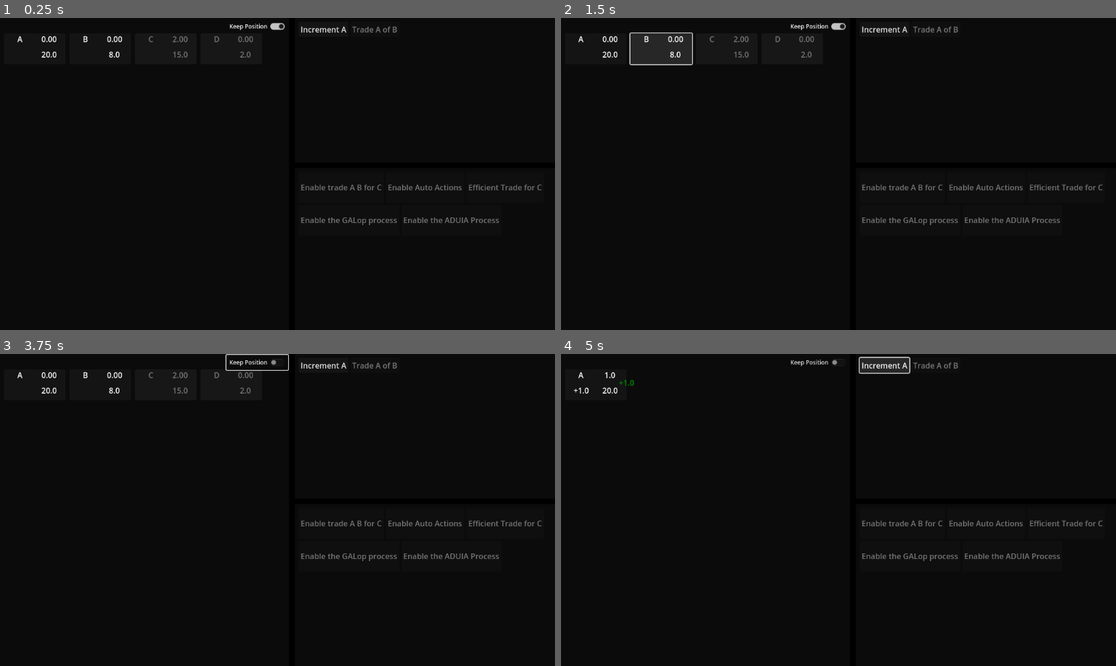
Above: before the commit, frames 1-4 (two rows, left to right).
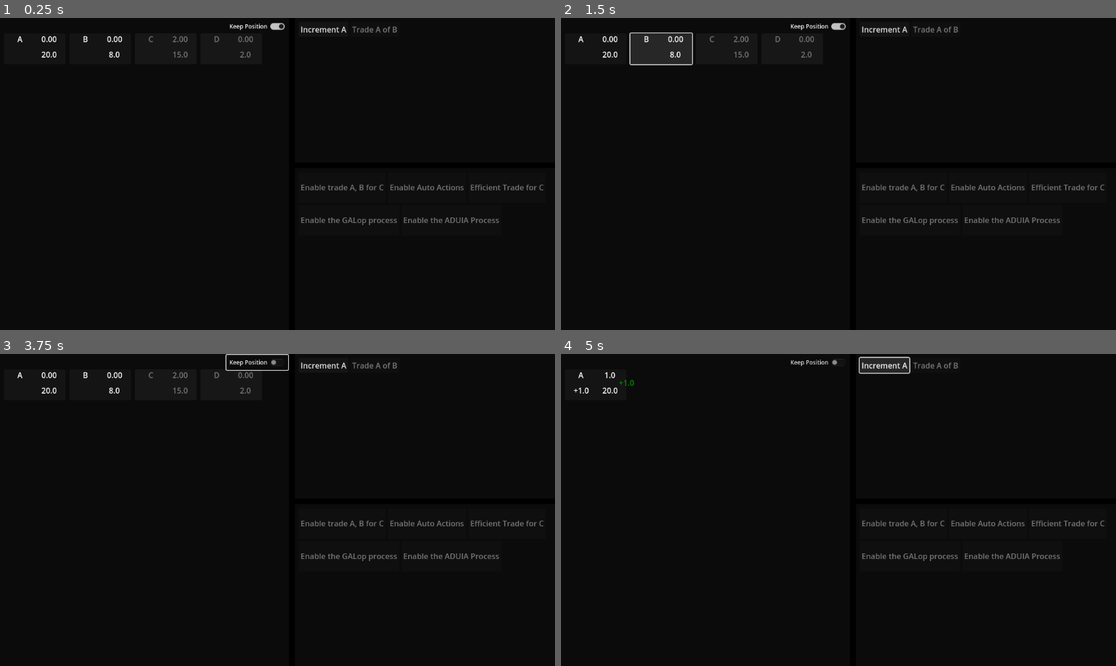
Above: after the commit, the same moments.

Repository: Carth501/The-Big-Grid
Game: Godot game, scene res://scenes/Game.tscn
Two runs of this game, one before a commit and one after it. Both use one fixed random seed, a clock stepped at 60 frames per second and the inputs below.
Inputs:
- Up to frame 1 (0.25 s): no input
- Up to frame 2 (1.5 s): click "[center]A[/center]" at 0.5 s; click "[center]B[/center]" at 1.25 s
- Up to frame 3 (3.75 s): click "[center]C[/center]" at 2 s; click "[center]D[/center]" at 2.75 s; click "Keep Position" at 3.5 s
- Up to frame 4 (5 s): click "Increment A" at 4.25 s

The runs differ from the first frame. In frame 1, 0.3% of the frame differs, in the area x 63-98%, y 53-56%; in frame 2, 0.3%; in frame 3, 0.3%; in frame 4, 0.3%.

Commit message:
implement supply name overrides for developments

Diff:
--- a/data/development_labels_en.json
+++ b/data/development_labels_en.json
@@ -1,22 +1,48 @@
 {
 	"enable_A_B_trade_C": {
-		"label": "Enable trade A B for C",
-		"description": "Open resource C for production."
+		"label": {
+			"text": "Enable trade %s, %s for %s",
+			"supplies": ["A", "B", "C"]
+			},
+		"description": {
+			"text": "Open resource %s for production.",
+			"supplies": ["C"]
+			}
 	},
 	"enable_auto_actions": {
-		"label": "Enable Auto Actions",
-		"description": "Program actions to automatically trigger on conditions."
+		"label": {
+			"text": "Enable Auto Actions"
+			},
+		"description": {
+			"text": "Program actions to automatically trigger on conditions."
+			}
 	},
 	"more_efficient_C": {
-		"label": "Efficient Trade for C",
-		"description": "Add a more efficient trade to generate C."
+		"label": {
+			"text": "Efficient Trade for %s",
+			"supplies": ["C"]
+			},
+		"description": {
+			"text": "Add a more efficient trade %s and %s to generate %s.",
+			"supplies": ["A", "B", "C"]
+			},
 	},
 	"enable_galop_process": {
-		"label": "Enable the GALop process",
-		"description": "Produce D and A for a bit of C"
+		"label": {
+			"text": "Enable the GALop process"
+			},
+		"description": {
+			"text": "Produce %s and %s for a bit of %s",
+			"supplies": ["D", "A", "C"]
+			},
 	},
 	"enable_aduia_process": {
-		"label": "Enable the ADUIA Process",
-		"description": "Decomposes D into A and B"
+		"label": {
+			"text": "Enable the ADUIA Process"
+			},
+		"description": {
+			"text": "Decomposes %s into %s and %s",
+			"supplies": ["D", "A", "B"]
+			},
 	}
 }
--- a/scripts/display/DevButton.gd
+++ b/scripts/display/DevButton.gd
@@ -13,7 +13,13 @@
 	disabled = dev.completed
 	dev.update_availability.connect(set_enabled)
 	set_enabled(dev.available)
+	set_strings(dev.translated_strings)
+	dev.update_translations.connect(set_strings)
 	development = dev
+
+func set_strings(new_strings : Dictionary):
+	print(new_strings)
+	text = new_strings.label
 
 func finish():
 	disabled = true
--- a/scripts/display/DevelopmentDisplay.gd
+++ b/scripts/display/DevelopmentDisplay.gd
@@ -12,7 +12,6 @@
 		var new_dev_button : Dev_Button = dev_button_prefab.instantiate()
 		add_child(new_dev_button)
 		new_dev_button.set_id(option)
-		new_dev_button.text = DevelopmentTranslatorSingle.data[option].label
 		dev_buttons[option] = new_dev_button
 		var dev_logic = development_handler.full_development_catalog[option]
 		new_dev_button.connect_to_logic(dev_logic)
--- a/scripts/logic/Development.gd
+++ b/scripts/logic/Development.gd
@@ -2,6 +2,7 @@
 
 signal update_availability(availability : bool)
 signal complete
+signal update_translations(translated_strings : Dictionary)
 
 var id : String
 var changes : Dictionary
@@ -10,6 +11,8 @@
 var supplies : Dictionary
 var action_unlocks : Array
 var filter_foreman : Filter_Foreman
+var translation_data : Dictionary
+var translated_strings : Dictionary
 
 func setup(new_id : String, supply_collection : Supply_Collection):
 	id = new_id
@@ -21,6 +24,40 @@
 		supplies[supply_id] = supply
 		supply.update_value.connect(process_availability)
 	process_availability()
+	SupplyTranslatorSingle.new_override.connect(decide_if_name_update_needed)
+	translation_data = DevelopmentTranslatorSingle.data[id]
+	write_translation_text()
+
+func decide_if_name_update_needed(id : String):
+	if(handle_translation_conditionals):
+		write_translation_text()
+		update_translations.emit(translated_strings)
+
+func handle_translation_conditionals(id : String):
+	var label = translation_data.label
+	if(label.has("supplies") && label.supplies.has(id)):
+		return true
+	var description = translation_data.description
+	if(description.has("supplies") && description.supplies.has(id)):
+		return true
+	return false
+
+func get_translation_text() -> Dictionary:
+	return translated_strings
+
+func write_translation_text():
+	translated_strings["label"] = translate_text(translation_data.label)
+	if(translation_data.has("description")):
+		var description = translation_data.description
+		translated_strings["description"] = translate_text(description)
+
+func translate_text(data: Dictionary) -> String:
+	if(data.has("supplies")):
+		var supply_ids : Array = data.supplies
+		var supply_names = SupplyTranslatorSingle.get_supply_names(supply_ids)
+		return data.text % supply_names
+	else:
+		return data.text
 
 func set_filter_foreman(new_filter_foreman : Filter_Foreman):
 	filter_foreman = new_filter_foreman
